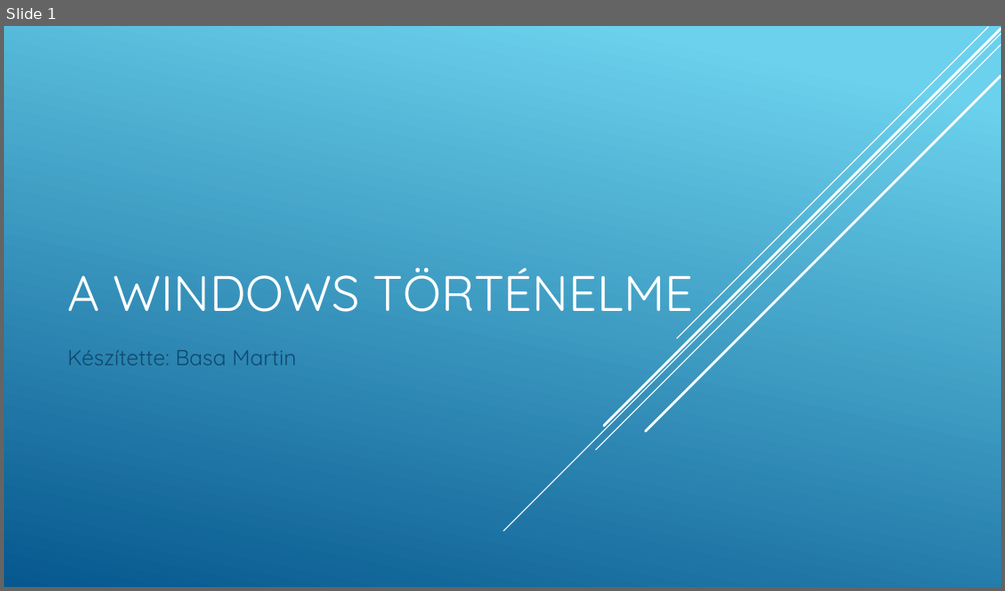
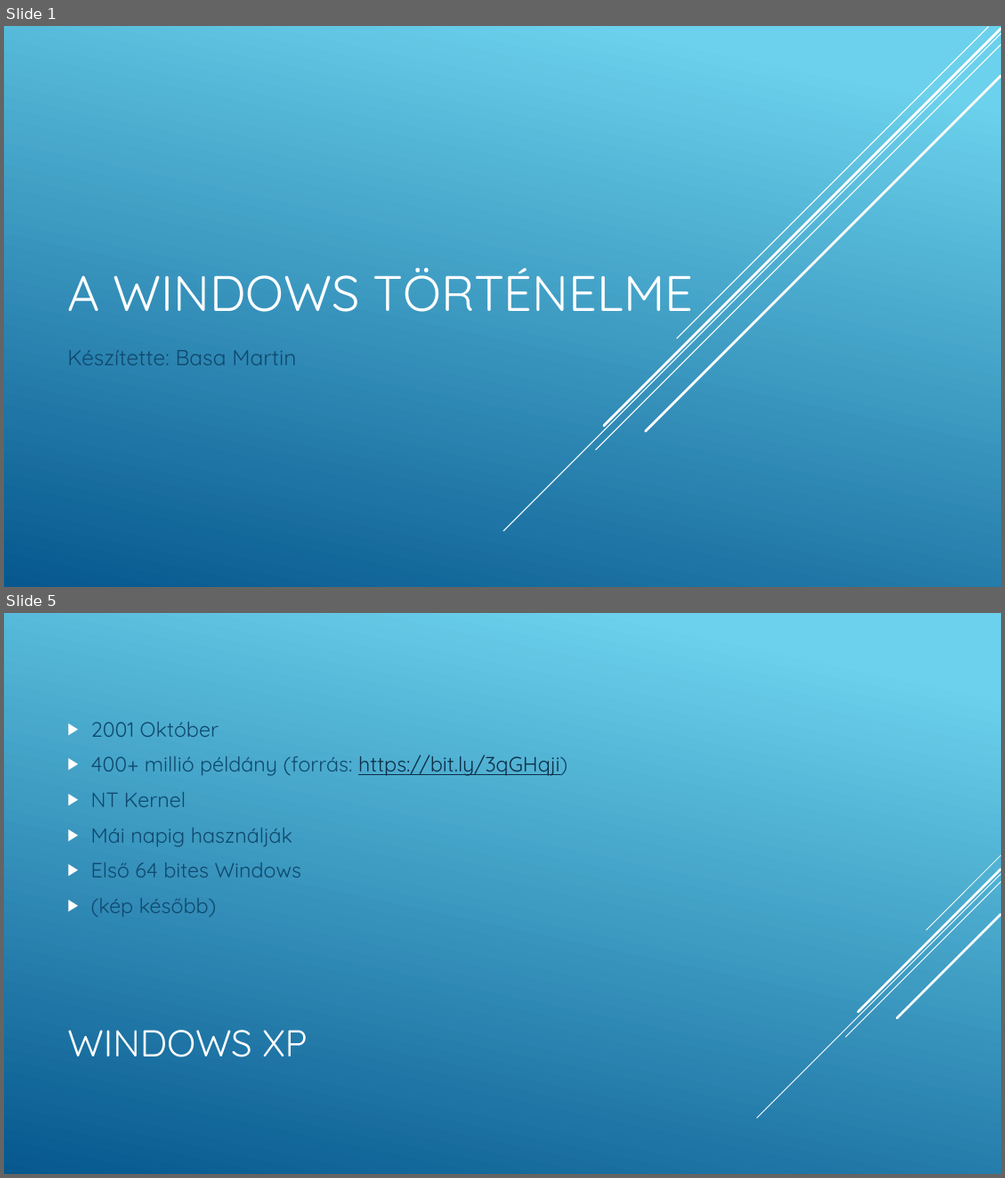
Before and after one commit to Martinanevem/ppt, a slide deck: A Windows történelme.pptx. Shown one above the other, each under a label of ours: slide 1 before the commit, slides 1 and 5 after it; the slides between them are not shown. The pictures are 1005x591 and 1005x1178 pixels, drawn with LibreOffice and Linux fonts; fonts in the diff are those of the drawing. Boxes give left, top, right and bottom in pixels: in the first picture for what was removed or moved away, otherwise in the second. Text is boxed around its words. In the diff, an @@ line names an element or a change of style, - is before the commit and + after.

```diff
--- a/A Windows történelme.pptx
+++ b/A Windows történelme.pptx
@@ slide 5 added at [4, 613, 1001, 1174], background gradient #6ED2EB to #06588E @@
@@ text added at [91, 722, 567, 916], 20 pt, text #0F496F @@
+▶ 2001 Október
+▶ 400+ millió példány (forrás: https://bit.ly/3qGHqji)
+▶ NT Kernel
+▶ Mái napig használják
+▶ Első 64 bites Windows
+▶ (kép később)
@@ group added at [757, 855, 1001, 1118]: 5 lines @@
@@ title added at [67, 1030, 307, 1057], 36 pt, text #FFFFFF @@
+WINDOWS XP
```
Also in this commit, not shown: 1 slide changed, 7 other slides added, 2 slides removed.
